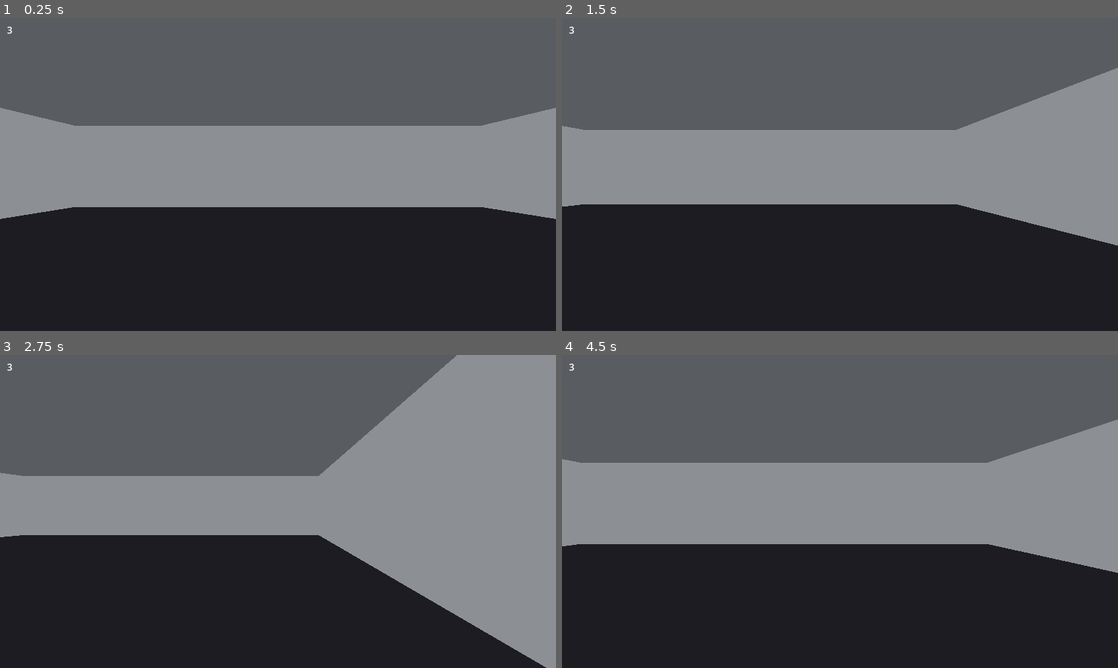
Above: before the commit, frames 1-4 (two rows, left to right).
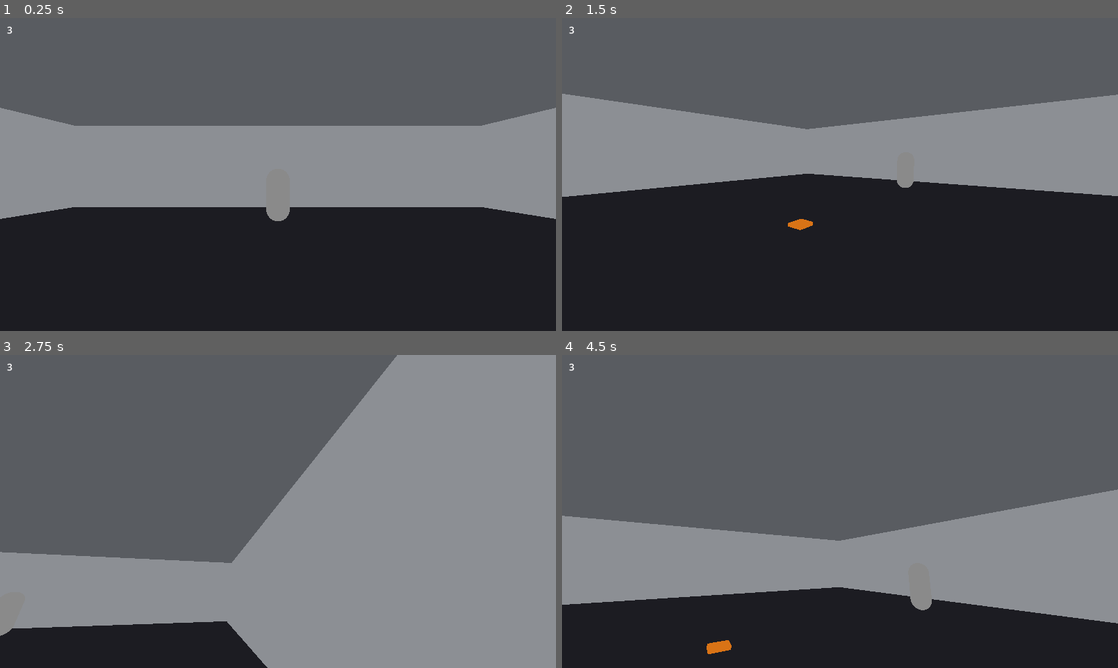
Above: after the commit, the same moments.

Repository: zachmofo/fps-studio
Game: Godot game, scene res://scenes/main.tscn
Two runs of this game, one before a commit and one after it. Both use one fixed random seed, a clock stepped at 60 frames per second and the inputs below.
Inputs (mouse positions are in pixels of both pictures, inside the frame that each line leads up to):
- Up to frame 1 (0.25 s): no input
- Up to frame 2 (1.5 s): tap Enter at 0.5 s; move the mouse to (962, 158) at 0.52 s; press the mouse at (962, 158) at 0.53 s; hold D (move_right) 0.53-1.28 s; move the mouse to (728, 190) at 1.27 s; release the mouse at (728, 190) at 1.28 s; hold S (move_back) from 1.28 s (still down); click (728, 190) at 1.35 s
- Up to frame 3 (2.75 s): move the mouse to (333, 442) at 2.02 s; release S (move_back) at 2.03 s; press the mouse at (333, 442) at 2.03 s; hold D (move_right) from 2.03 s (still down)
- Up to frame 4 (4.5 s): move the mouse to (812, 574) at 2.77 s; release D (move_right) at 2.78 s; release the mouse at (812, 574) at 2.78 s; hold W (move_forward) 2.78-3.53 s; click (812, 574) at 2.85 s; move the mouse to (1006, 558) at 3.52 s; press the mouse at (1006, 558) at 3.53 s; hold A (move_left) from 3.53 s (still down); move the mouse to (673, 464) at 4.27 s; release the mouse at (673, 464) at 4.28 s; click (673, 464) at 4.35 s

The runs differ from the first frame. In frame 1, 0.2% of the frame differs, in the area x 47-53%, y 60-65%; in frame 2, 13%; in frame 3, 39%, in the area x 0-99%, y 0-100%; in frame 4, 38%.
Error after the commit: Parse Error: Cannot infer the type of "target" variable because the value doesn't have a set type. (res://scripts/dummy.gd:65)

Commit message:
I-1: arena wires dummy, fire input

Diff:
--- a/project.godot
+++ b/project.godot
@@ -11,7 +11,7 @@
 [application]
 
 config/name="Iron Saint"
-config/description="FPS Studio Iron Saint I-0: walk and look in an empty enclosed room."
+config/description="FPS Studio Iron Saint I-1: shoot a dummy, take damage, die, respawn."
 run/main_scene="res://scenes/main.tscn"
 config/features=PackedStringArray("4.3", "GL Compatibility")
 config/icon="res://icon.svg"
@@ -48,6 +48,11 @@
 "events": [Object(InputEventKey,"resource_local_to_scene":false,"resource_name":"","device":-1,"window_id":0,"alt_press …(192 unchanged characters)…
 ]
 }
+fire={
+"deadzone": 0.5,
+"events": [Object(InputEventMouseButton,"resource_local_to_scene":false,"resource_name":"","device":-1,"window_id":0,"alt_pressed":false,"shift_pressed":false,"ctrl_pressed":false,"meta_pressed":false,"button_mask":0,"position":Vector2(0, 0),"global_position":Vector2(0, 0),"factor":1.0,"button_index":1,"canceled":false,"pressed":false,"double_click":false,"script":null)
+]
+}
 
 [physics]
 
--- a/scenes/main.tscn
+++ b/scenes/main.tscn
@@ -1,6 +1,8 @@
-[gd_scene load_steps=15 format=3]
+[gd_scene load_steps=17 format=3]
 
-[ext_resource type="PackedScene" path="res://scenes/player.tscn" id="1_player"]
+[ext_resource type="Script" path="res://scripts/main.gd" id="1_main"]
+[ext_resource type="PackedScene" path="res://scenes/player.tscn" id="2_player"]
+[ext_resource type="PackedScene" path="res://scenes/dummy.tscn" id="3_dummy"]
 
 [sub_resource type="Environment" id="Environment_room"]
 background_mode = 1
@@ -58,6 +60,7 @@
 size = Vector3(0.4, 0.08, 0.4)
 
 [node name="Main" type="Node3D"]
+script = ExtResource("1_main")
 
 [node name="WorldEnvironment" type="WorldEnvironment" parent="."]
 environment = SubResource("Environment_room")
@@ -120,5 +123,8 @@
 transform = Transform3D(1, 0, 0, 0, 1, 0, 0, 0, 1, 0, 0.04, 0)
 mesh = SubResource("BoxMesh_spawn")
 
-[node name="Player" parent="." instance=ExtResource("1_player")]
-transform = Transform3D(1, 0, 0, 0, 1, 0, 0, 0, 1, 0, 0, 0)
+[node name="Player" parent="." instance=ExtResource("2_player")]
+transform = Transform3D(1, 0, 0, 0, 1, 0, 0, 0, 1, 0, 0.05, 0)
+
+[node name="Dummy" parent="." instance=ExtResource("3_dummy")]
+transform = Transform3D(1, 0, 0, 0, 1, 0, 0, 0, 1, 0, 0, -7)
